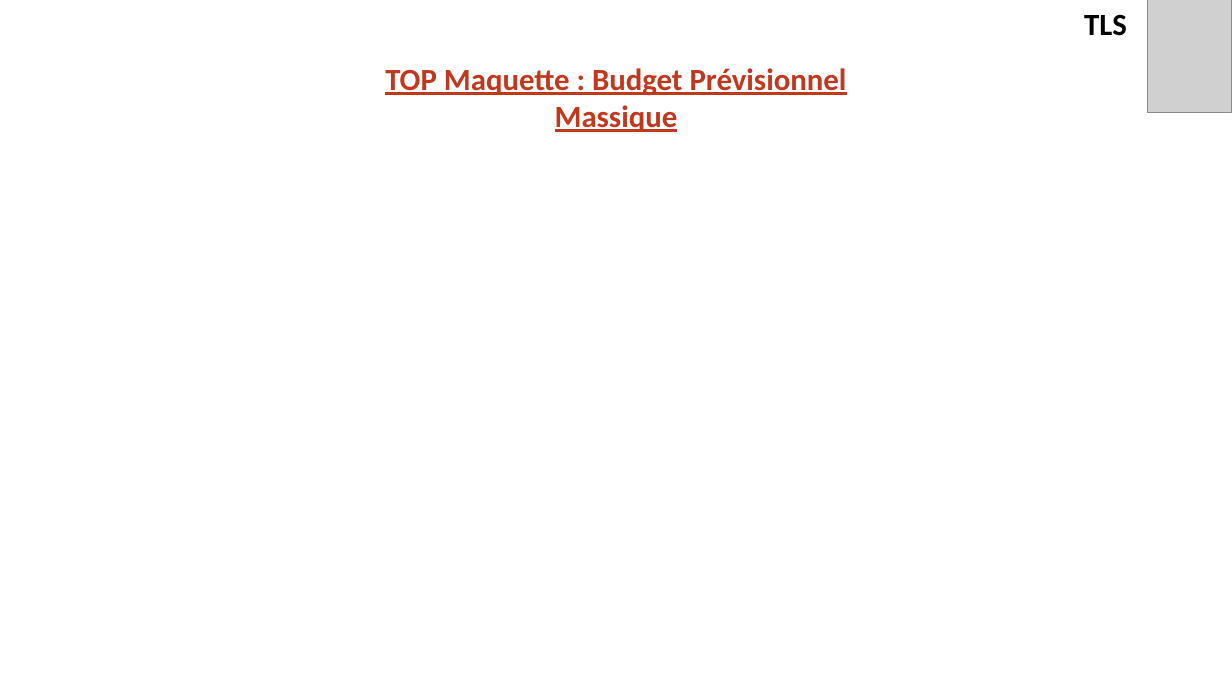
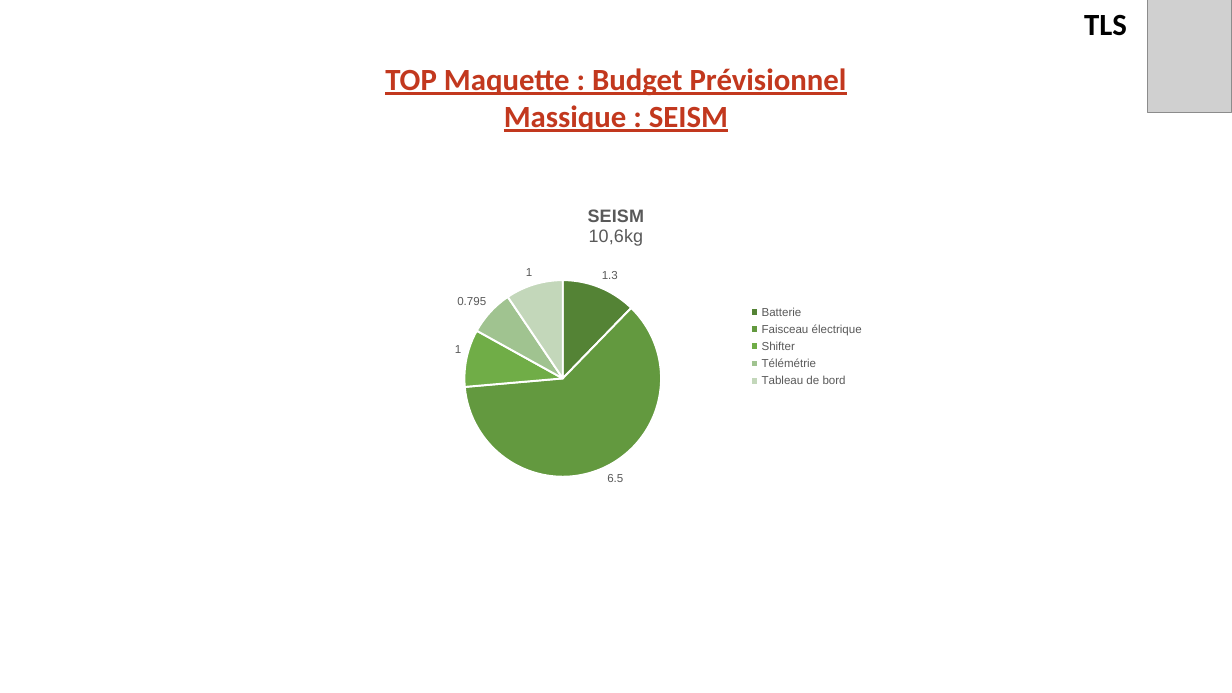
Before and after one commit to EOSCogniton/STUF-2020, a slide deck: slide 13 of AB_TOPs/02_Top_Maquette/Top_Maquette_V2.0.pptx (slide 9 before the commit). Drawn at 1232x693 pixels with LibreOffice and Linux fonts; fonts in the diff are those of the drawing; grey boxes stand for pictures; background and template pictures are left out. Boxes give left, top, right and bottom in pixels: in the first picture for what was removed or moved away, otherwise in the second. Text is boxed around its words. In the diff, an @@ line names an element or a change of style, - is before the commit and + after.

```diff
--- a/AB_TOPs/02_Top_Maquette/Top_Maquette_V2.0.pptx
+++ b/AB_TOPs/02_Top_Maquette/Top_Maquette_V2.0.pptx
@@ text at (504, 105, 728, 132): text changed @@
-Massique
+Massique : SEISM
@@ pie chart added at (359, 190, 873, 504) @@
+title "SEISM 10,6kg "
+categories: Batterie, Faisceau électrique, Shifter, Télémétrie, Tableau de bord
+Series 1: 1.3, 6.5, 1, 0.795, 1
```
Also in this commit, not shown: 5 other slides changed, 1 slide added, 1 other file.
